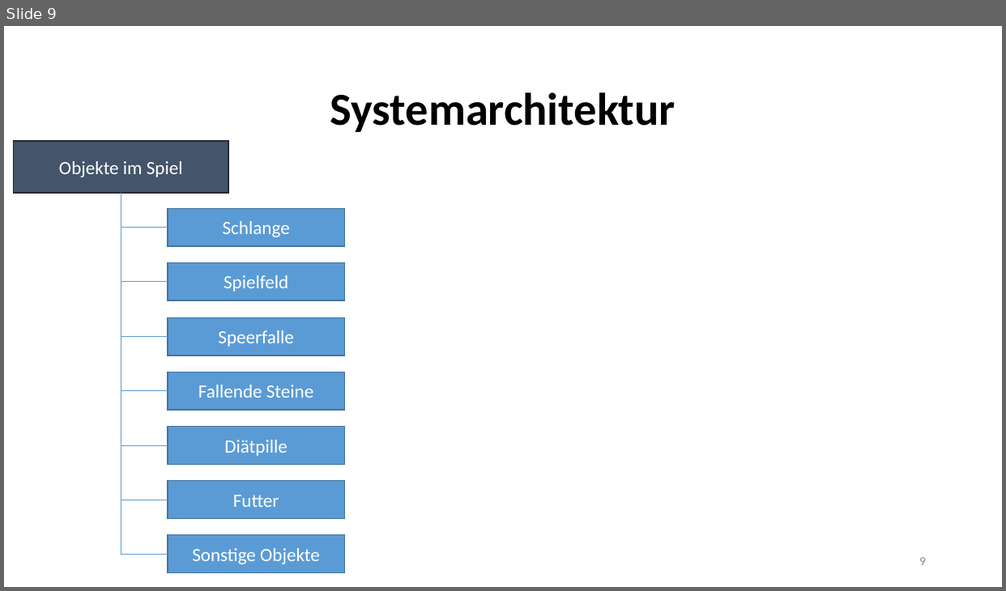
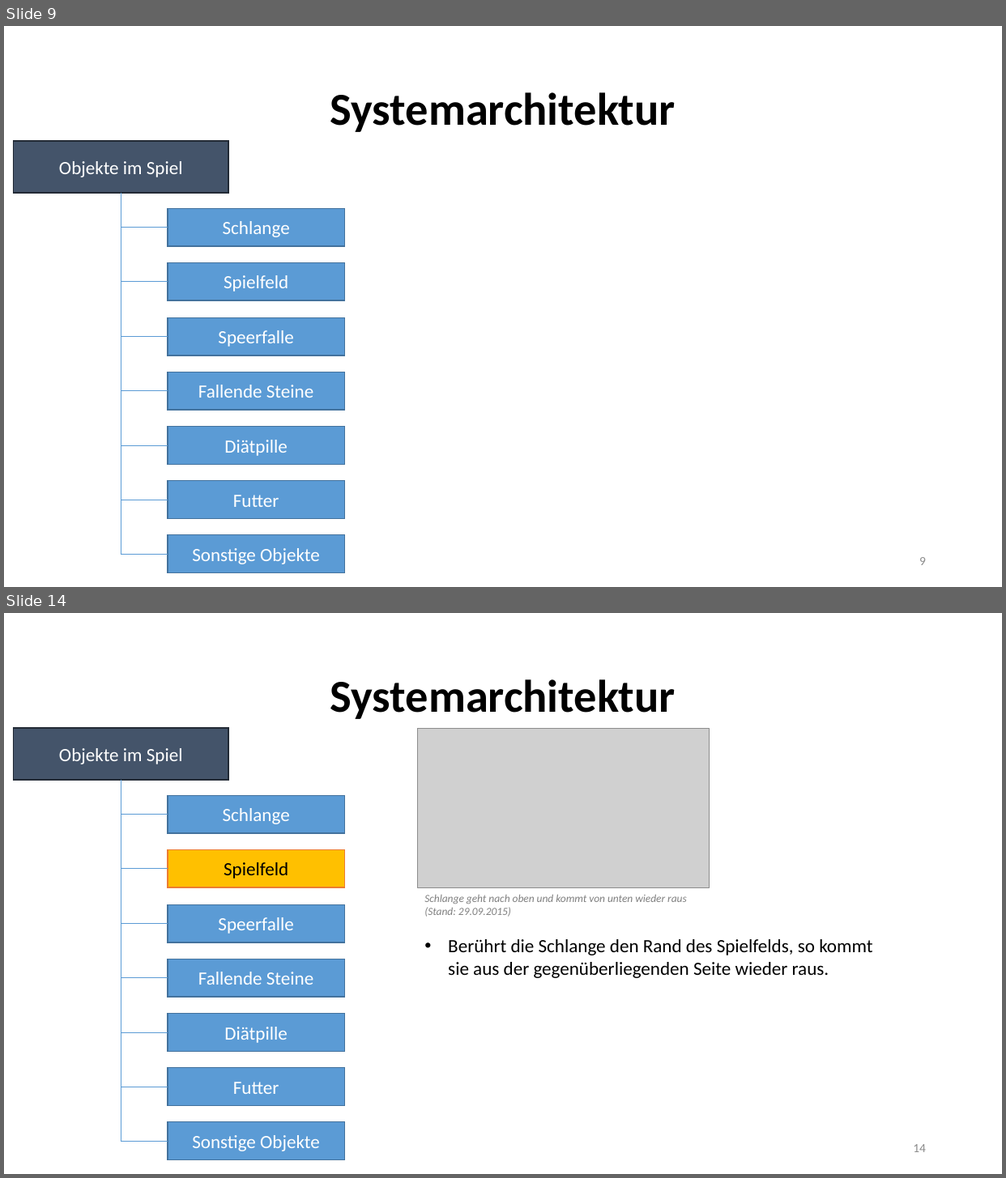
Before and after one commit to RamoramaInteractive/GDV-Projekt, a slide deck: FinalePräsentation.pptx. Shown one above the other, each under a label of ours: slide 9 before the commit, slides 9 and 14 after it; the slides between them are not shown. The pictures are 1006x591 and 1006x1178 pixels, drawn with LibreOffice and Linux fonts; fonts in the diff are those of the drawing; grey boxes stand for pictures. Boxes give left, top, right and bottom in pixels: in the first picture for what was removed or moved away, otherwise in the second. Text is boxed around its words. In the diff, an @@ line names an element or a change of style, - is before the commit and + after.

Commit message:
Systemarchitektur fertig in Präsentation!

```diff
--- a/FinalePräsentation.pptx
+++ b/FinalePräsentation.pptx
@@ slide 14 added at (4, 613, 1002, 1174), background #FFFFFF @@
@@ title added at (330, 679, 675, 719), 44 pt, text #000000, bold @@
+Systemarchitektur
@@ rectangle added at (14, 728, 228, 780), fill #44546A, outline #222A35 1 pt, 18 pt, text #FFFFFF @@
+Objekte im Spiel
@@ picture added at (417, 728, 709, 888) @@
@@ line added from (121, 780) to (121, 1142), #5B9BD5 0.5 pt @@
@@ rectangle added at (168, 796, 345, 834), fill #5B9BD5, outline #43739E 1 pt, 18 pt, text #FFFFFF @@
+Schlange
@@ line added from (168, 815) to (121, 815), #5B9BD5 0.5 pt @@
@@ rectangle added at (168, 850, 345, 888), fill #FFC000, outline #ED7D31 1 pt, 18 pt, text #000000 @@
+Spielfeld
@@ line added from (168, 869) to (121, 869), #5B9BD5 0.5 pt @@
@@ text added at (424, 894, 687, 917), 10.5 pt, text #808080, italic @@
+Schlange geht nach oben und kommt von unten wieder raus (Stand: 29.09.2015)
@@ line added from (168, 924) to (121, 924), #5B9BD5 0.5 pt @@
@@ rectangle added at (168, 905, 345, 943), fill #5B9BD5, outline #43739E 1 pt, 18 pt, text #FFFFFF @@
+Speerfalle
@@ text added at (448, 939, 872, 978), 18 pt, text #000000 @@
+• Berührt die Schlange den Rand des Spielfelds, so kommt sie aus der gegenüberliegenden Seite wieder raus.
@@ rectangle added at (168, 959, 345, 997), fill #5B9BD5, outline #43739E 1 pt, 18 pt, text #FFFFFF @@
+Fallende Steine
@@ line added from (168, 978) to (121, 978), #5B9BD5 0.5 pt @@
@@ rectangle added at (168, 1013, 345, 1052), fill #5B9BD5, outline #43739E 1 pt, 18 pt, text #FFFFFF @@
+Diätpille
@@ line added from (168, 1033) to (121, 1033), #5B9BD5 0.5 pt @@
@@ rectangle added at (168, 1068, 345, 1106), fill #5B9BD5, outline #43739E 1 pt, 18 pt, text #FFFFFF @@
+Futter
@@ line added from (168, 1087) to (121, 1087), #5B9BD5 0.5 pt @@
@@ rectangle added at (168, 1122, 345, 1161), fill #5B9BD5, outline #43739E 1 pt, 18 pt, text #FFFFFF @@
+Sonstige Objekte
@@ line added from (168, 1142) to (121, 1142), #5B9BD5 0.5 pt @@
@@ page number added at (913, 1144, 926, 1152), 12 pt, text #8C8C8C @@
+14
```
Also in this commit, not shown: 7 slides changed, 2 other slides added, 7 slides removed.
